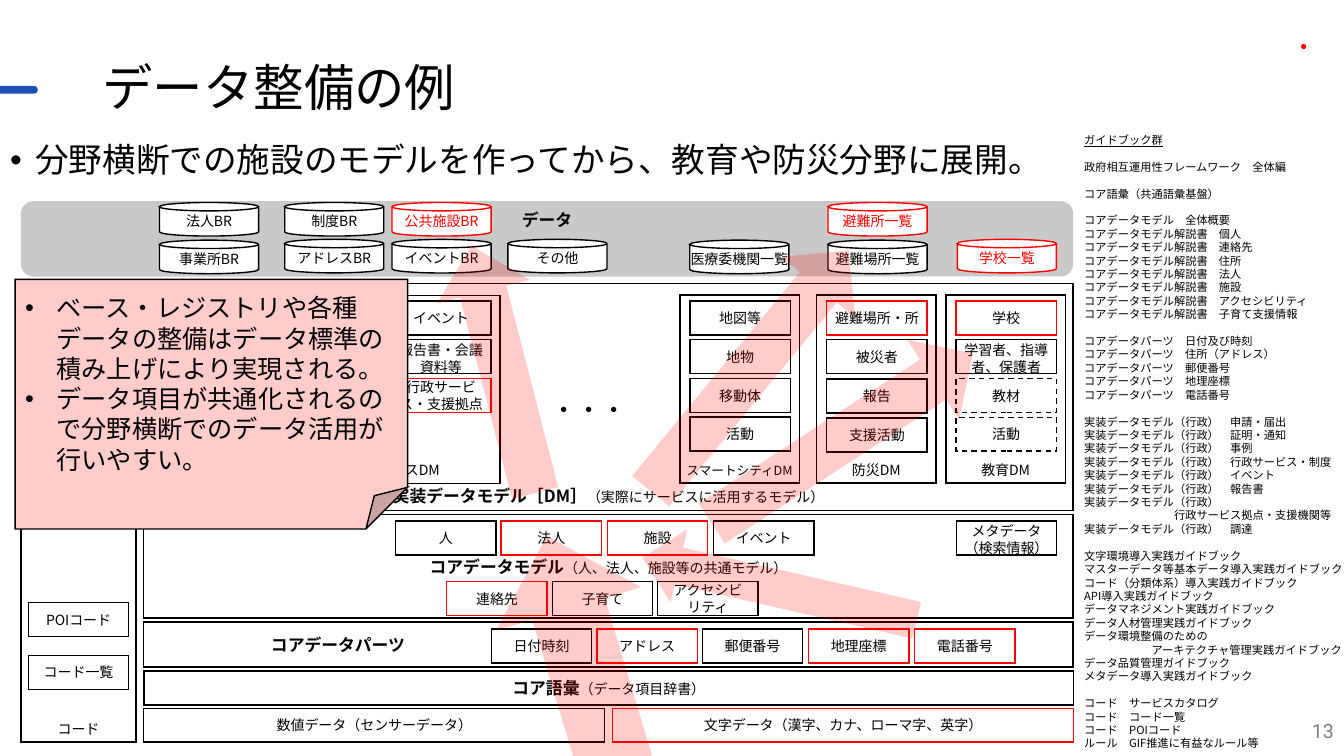
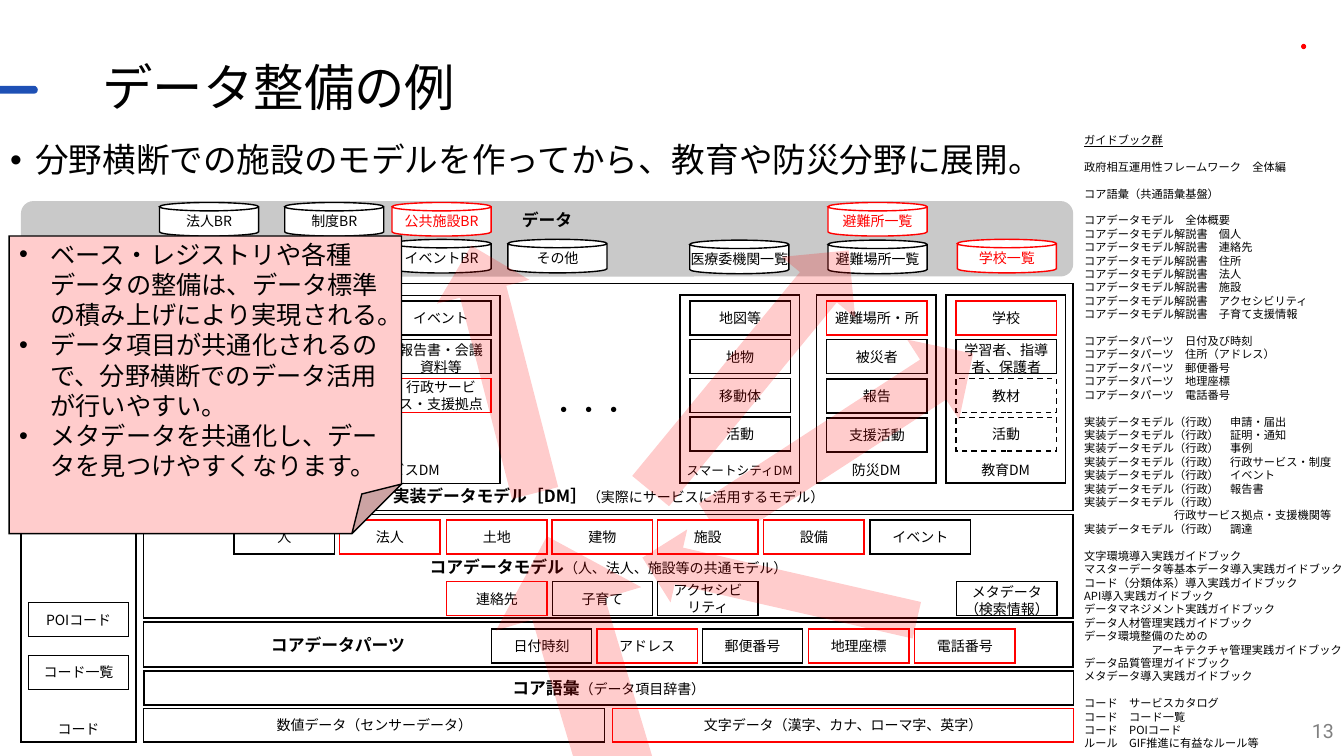
Before and after one commit to JDA-DM/GIF, a slide deck: slide 13 of 410_全体説明/411_GIF説明資料.pptx. Drawn at 1344x756 pixels with LibreOffice and Linux fonts; fonts in the diff are those of the drawing; background and template pictures are left out. Boxes give left, top, right and bottom in pixels: in the first picture for what was removed or moved away, otherwise in the second. Text is boxed around its words. In the diff, an @@ line names an element or a change of style, - is before the commit and + after.

Commit message:
docxが古いものがあったので最新化

```diff
--- a/410_全体説明/411_GIF説明資料.pptx
+++ b/410_全体説明/411_GIF説明資料.pptx
@@ folded corner "ベース・レジストリや各種データの整備は、データ標準の積み上げにより実現される。": place and size @@
-folded corner "ベース・レジストリや各種データの整備は、データ標準の積み上げにより実現される。" at (15, 279, 407, 529)
+folded corner "ベース・レジストリや各種データの整備は、データ標準の積み上げにより実現される。" at (9, 236, 401, 533)
@@ text in folded corner at (51, 242, 403, 477): text changed @@
-• ベース・レジストリや各種データの整備はデータ標準の積み上げにより実現される。
-• データ項目が共通化されるので分野横断でのデータ活用が行いやすい。
+• ベース・レジストリや各種データの整備は、データ標準の積み上げにより実現される。
+• データ項目が共通化されるので、分野横断でのデータ活用が行いやすい。
+• メタデータを共通化し、データを見つけやすくなります。
@@ rectangle "人": place and size @@
-rectangle "人" at (396, 521, 497, 556)
+rectangle "人" at (234, 520, 335, 555)
@@ rectangle "法人": place and size @@
-rectangle "法人" at (501, 521, 602, 556)
+rectangle "法人" at (340, 520, 441, 555)
@@ rectangle added at (447, 520, 547, 555), fill #FFFFFF, outline #FF0000 1 pt, 10 pt, text #000000 @@
+土地
@@ rectangle added at (553, 520, 653, 555), fill #FFFFFF, outline #FF0000 1 pt, 10 pt, text #000000 @@
+建物
@@ rectangle "施設": place and size @@
-rectangle "施設" at (607, 521, 708, 556)
+rectangle "施設" at (657, 520, 758, 555)
@@ rectangle added at (764, 520, 865, 555), fill #FFFFFF, outline #FF0000 1 pt, 10 pt, text #000000 @@
+設備
@@ rectangle "イベント": place and size @@
-rectangle "イベント" at (714, 521, 815, 556)
+rectangle "イベント" at (870, 520, 971, 555)
@@ rectangle "メタデータ": place and size @@
-rectangle "メタデータ" at (957, 521, 1058, 556)
+rectangle "メタデータ" at (957, 582, 1058, 616)
```
Also in this commit, not shown: 3 other slides changed, 53 other files.
